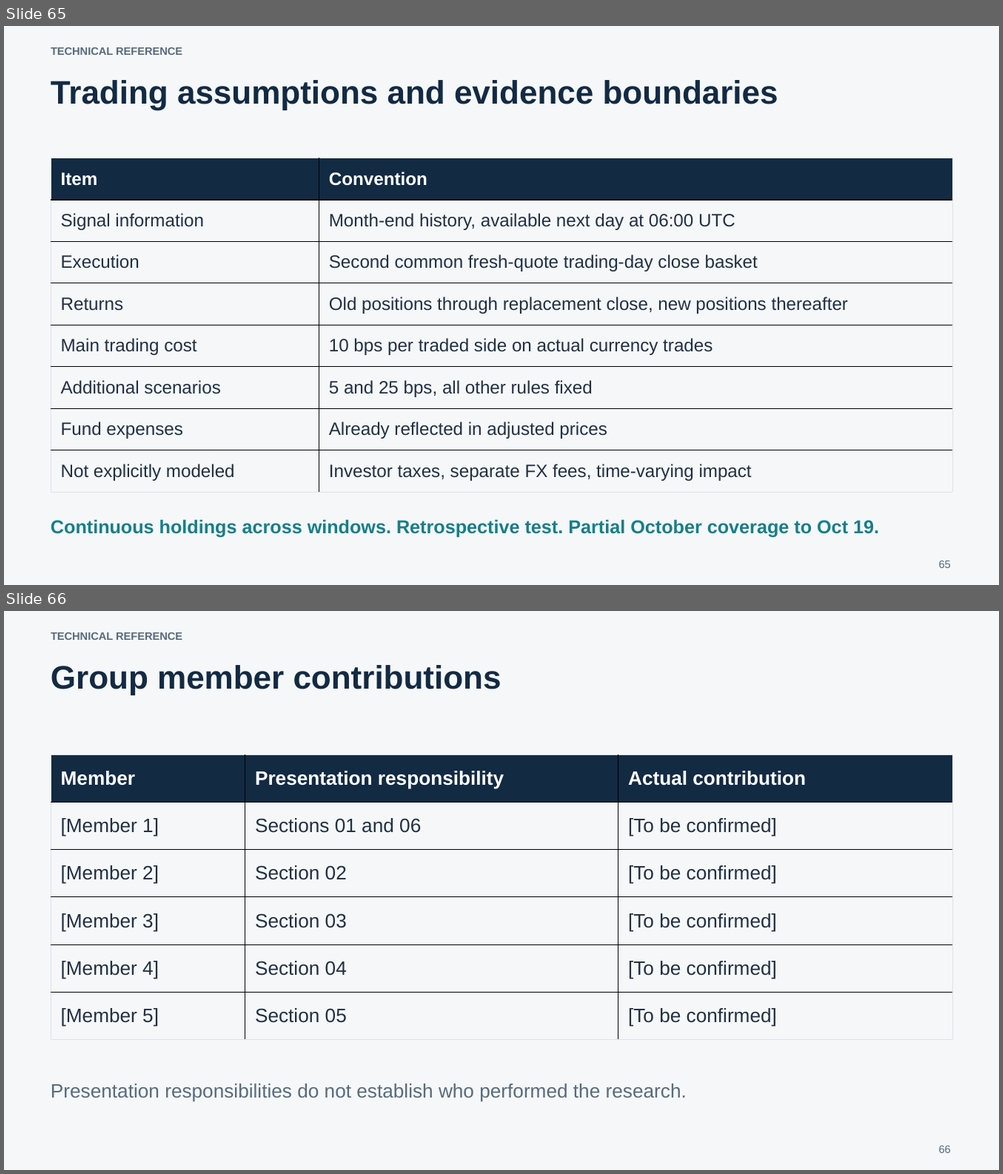
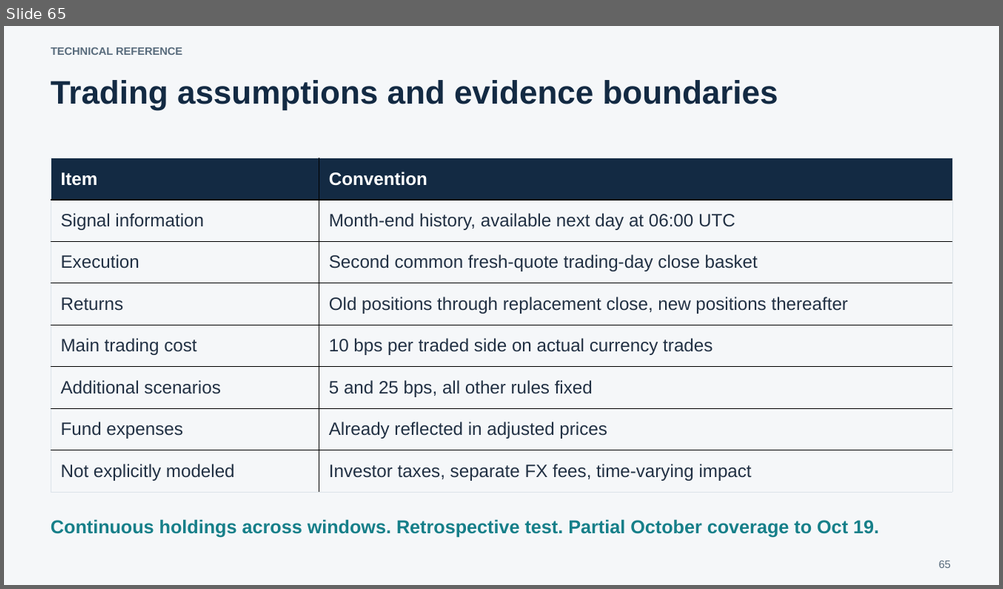
Before and after one commit to str311/FE5209-Weiming-Group, a slide deck: presentation/updated/MWRP_Window_Updated_Final.pptx. Shown one above the other, each under a label of ours: slides 65 and 66 before the commit, slide 65 after it. The pictures are 1003x1174 and 1003x589 pixels, drawn with LibreOffice and Linux fonts; fonts in the diff are those of the drawing. Boxes give left, top, right and bottom in pixels: in the first picture for what was removed or moved away, otherwise in the second. Text is boxed around its words. In the diff, an @@ line names an element or a change of style, - is before the commit and + after.

```diff
--- a/presentation/updated/MWRP_Window_Updated_Final.pptx
+++ b/presentation/updated/MWRP_Window_Updated_Final.pptx
@@ slide 66 removed at <box>4,611,999,1170</box>, background #F5F7F9 @@
@@ text removed at <box>51,632,182,640</box> @@
-TECHNICAL REFERENCE
@@ text removed at <box>51,665,501,695</box> @@
-Group member contributions
@@ table removed at <box>51,755,951,1040</box>, 6 rows, 3 columns @@
-Member | Presentation responsibility | Actual contribution
-[Member 1] | Sections 01 and 06 | [To be confirmed]
-[Member 2] | Section 02 | [To be confirmed]
-[Member 3] | Section 03 | [To be confirmed]
-[Member 4] | Section 04 | [To be confirmed]
-[Member 5] | Section 05 | [To be confirmed]
@@ text removed at <box>51,1084,686,1102</box> @@
-Presentation responsibilities do not establish who performed the research.
@@ text removed at <box>939,1146,950,1153</box> @@
-66
```
Also in this commit, not shown: 6 slides changed.
